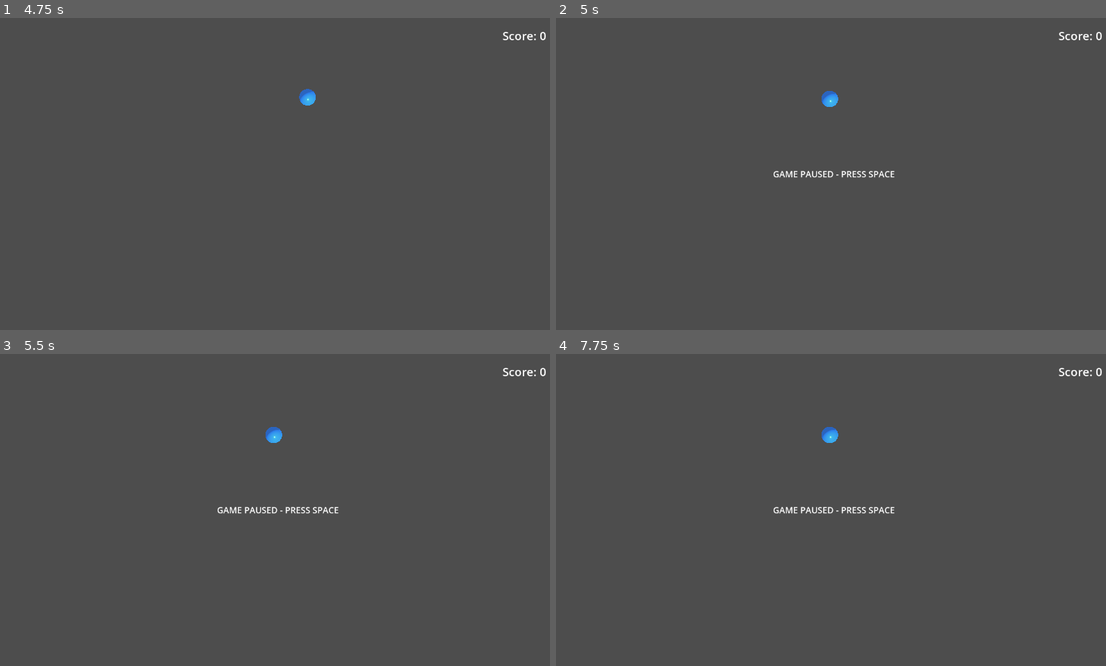
Above: before the commit, frames 1-4 (two rows, left to right).
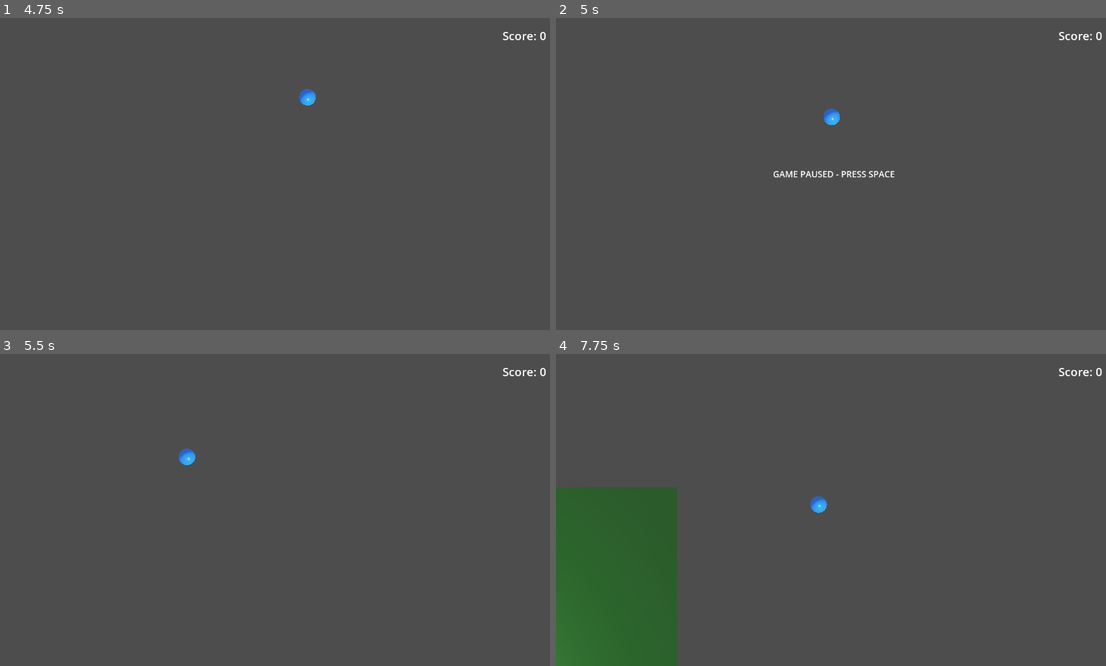
Above: after the commit, the same moments.

Repository: bluehexagons/snakeproject
Game: Godot game, scene res://scenes/main_menu.tscn
Same seed, same stepped clock (60 frames per second), same inputs: the game is played once before the commit and once after it.
Inputs (mouse positions are in pixels of both pictures, inside the frame that each line leads up to):
- Up to frame 1 (4.75 s): click "New Game" at 0.5 s; hold D (move_right) 1.28-2.03 s; hold S (move_down) 2.03-2.78 s; hold D (move_right) 2.78-3.53 s; hold W (move_up) 3.53-4.28 s; hold A (move_left) from 4.28 s (still down)
- Up to frame 2 (5 s): keep holding A (move_left); tap Space (gameplay_pause) at 4.9 s
- Up to frame 3 (5.5 s): keep holding A (move_left); tap Space (gameplay_pause) at 5 s
- Up to frame 4 (7.75 s): tap Escape (ui_cancel) at 5.65 s; release A (move_left) at 5.75 s; click (836, 500) at 5.75 s, where only the run after the commit has a clickable "Resume"; tap Space (gameplay_pause) at 6.5, 7.25 s; hold S (move_down) 6.53-7.28 s; hold D (move_right) from 7.28 s (still down)

Frame 1 is identical in both runs. In frame 2, 0.3% of the frame differs, in the area x 48-52%, y 23-35%; in frame 3, 0.5%; in frame 4, 13%, in the area x 0-62%, y 23-100%.

Commit message:
(AI) Gameplay pause/unpause with space

Diff:
--- a/scenes/main.tscn
+++ b/scenes/main.tscn
@@ -10,23 +10,26 @@
 albedo_color = Color(0.2, 0.4, 0.2, 1)
 metallic_specular = 0.0
 
-[node name="Main" type="Node3D"]
+[node name="Main" type="Node3D" groups=["game_manager"]]
 script = ExtResource("1_script")
 
-[node name="Ground" type="MeshInstance3D" parent="."]
+[node name="GameplayContainer" type="Node3D" parent="."]
+process_mode = 1
+
+[node name="Ground" type="MeshInstance3D" parent="GameplayContainer"]
 mesh = SubResource("PlaneMesh_1")
 surface_material_override/0 = SubResource("StandardMaterial3D_1")
 
-[node name="DirectionalLight3D" type="DirectionalLight3D" parent="."]
+[node name="DirectionalLight3D" type="DirectionalLight3D" parent="GameplayContainer"]
 transform = Transform3D(0.866025, -0.383022, 0.321394, 0, 0.642788, 0.766044, -0.5, -0.663414, 0.556671, 0, 5, 0)
 shadow_enabled = true
 sky_mode = 1
 
-[node name="OmniLight3D" type="OmniLight3D" parent="."]
+[node name="OmniLight3D" type="OmniLight3D" parent="GameplayContainer"]
 transform = Transform3D(1, 0, 0, 0, 1, 0, 0, 0, 1, 0, 1.92457, 0)
 omni_range = 17.2911
 
-[node name="Camera3D" type="Camera3D" parent="."]
+[node name="Camera3D" type="Camera3D" parent="GameplayContainer"]
 transform = Transform3D(1, 0, 0, 0, -4.37114e-08, 1, 0, -1, -4.37114e-08, 0, 10, 0)
 projection = 1
 size = 15.0
--- a/scripts/game_manager.gd
+++ b/scripts/game_manager.gd
@@ -31,8 +31,9 @@
 var camera_size: float = INITIAL_CAMERA_SIZE
 var camera_velocity: Vector3 = Vector3.ZERO
 
-@onready var camera = $Camera3D
+@onready var camera = $GameplayContainer/Camera3D
 @onready var ui = $UI
+@onready var gameplay_container = $GameplayContainer
 
 func _ready():
 	if GameState.has_saved_game():
@@ -57,10 +58,9 @@
 
 func _unhandled_input(event):
 	if event.is_action_pressed("ui_cancel"):  # ESC key
-		if !is_gameplay_paused:  # Only allow menu pause when not in gameplay pause
-			toggle_pause()
+		toggle_pause()
 	elif event.is_action_pressed("gameplay_pause"):
-		if !is_paused:  # Only allow gameplay pause when not in menu pause
+		if !is_paused:  # Only toggle gameplay pause when menu isn't open
 			toggle_gameplay_pause()
 
 func _process(delta):
@@ -74,7 +74,7 @@
 		if zoom_timer >= ZOOM_DURATION:
 			is_zooming = false
 
-	var player = get_node_or_null("Player")
+	var player = gameplay_container.get_node_or_null("Player")
 	if player:
 			# Calculate predicted position based on player velocity
 		var prediction = Vector3.ZERO
@@ -99,18 +99,22 @@
 
 func toggle_gameplay_pause():
 	is_gameplay_paused = !is_gameplay_paused
-	get_tree().paused = is_gameplay_paused
+	update_pause_state()
 	if ui:
 		ui.set_gameplay_paused(is_gameplay_paused)
 
 func toggle_pause():
 	is_paused = !is_paused
-	get_tree().paused = is_paused
+	update_pause_state()
 	ui.toggle_pause_menu(is_paused)
+
+func update_pause_state():
+	# Only pause the gameplay container
+	gameplay_container.process_mode = Node.PROCESS_MODE_DISABLED if (is_paused || is_gameplay_paused) else Node.PROCESS_MODE_INHERIT
 
 func spawn_player():
 	var player = PLAYER_SCENE.instantiate()
-	add_child(player)
+	gameplay_container.add_child(player)
 
 	# Random position within spawn area
 	var random_x = randf_range(-SPAWN_AREA_SIZE.x, SPAWN_AREA_SIZE.x)
@@ -119,7 +123,7 @@
 
 func spawn_food():
 	var food = FOOD_SCENE.instantiate()
-	add_child(food)
+	gameplay_container.add_child(food)
 
 	# Random position within spawn area
 	var random_x = randf_range(-SPAWN_AREA_SIZE.x, SPAWN_AREA_SIZE.x)
@@ -166,7 +170,7 @@
 	get_tree().quit()
 
 func save_game_state():
-	var player = get_node_or_null("Player")
+	var player = gameplay_container.get_node_or_null("Player")
 	var food = get_tree().get_first_node_in_group("food")
 
 	if not player or not food:
@@ -192,14 +196,14 @@
 		return false
 
 	# Clear existing entities
-	if has_node("Player"):
-		$Player.queue_free()
-	if has_node("Food"):
-		$Food.queue_free()
+	if gameplay_container.has_node("Player"):
+		gameplay_container.get_node("Player").queue_free()
+	if gameplay_container.has_node("Food"):
+		gameplay_container.get_node("Food").queue_free()
 
 	# Spawn and setup player
 	var player = PLAYER_SCENE.instantiate()
-	add_child(player)
+	gameplay_container.add_child(player)
 
 	# First set the player's position and state
 	player.restore_from_save(save_data)
@@ -224,7 +228,7 @@
 
 	# Spawn and setup food
 	var food = FOOD_SCENE.instantiate()
-	add_child(food)
+	gameplay_container.add_child(food)
 	food.position = Vector3(
 		float(save_data["food_position"]["x"]),
 		float(save_data["food_position"]["y"]),
--- a/scripts/player.gd
+++ b/scripts/player.gd
@@ -82,7 +82,10 @@
 		if area.global_position.distance_to(global_position) < 0.75:
 			area.queue_free()
 			add_segment()
-			get_parent().on_food_collected()
+			# Find game manager and notify it
+			var game_manager = get_tree().get_first_node_in_group("game_manager")
+			if game_manager:
+				game_manager.on_food_collected()
 			# Add extra momentum when collecting food
 			velocity += facing_direction * LUNGE_FORCE
 
@@ -101,7 +104,7 @@
 	segment.set_script(load("res://scripts/segment.gd"))
 
 	# First add to scene tree so transforms work properly
-	get_parent().add_child(segment)
+	get_parent().add_child(segment)  # This was correct, but ensure food has group
 
 	# Now set position after it's in the tree
 	var spawn_pos: Vector3
